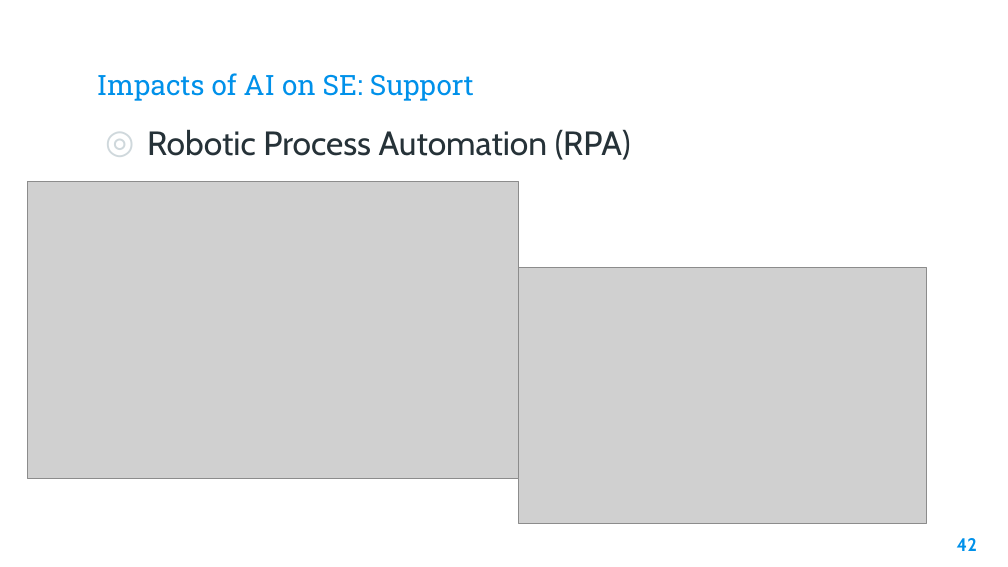
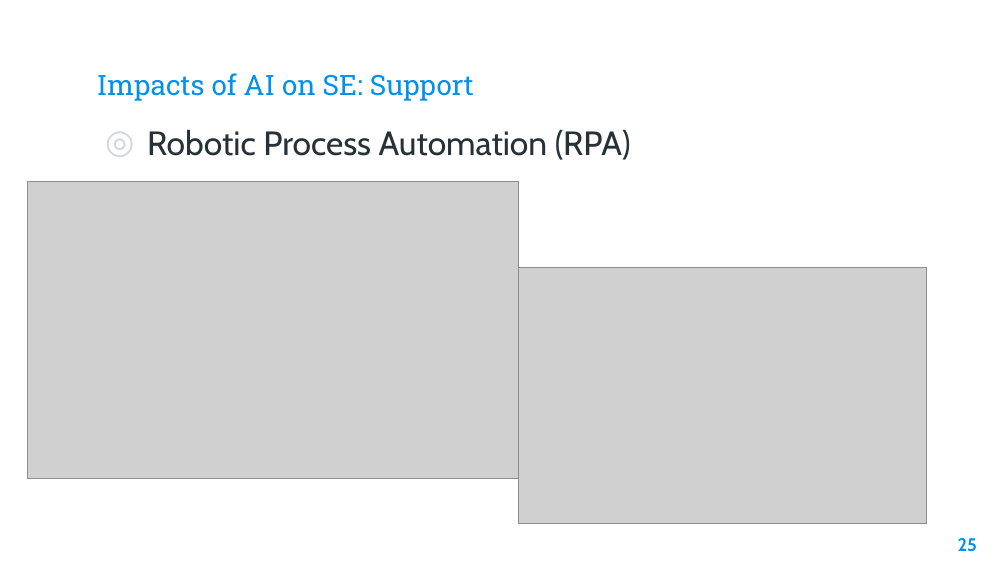
Before and after one commit to khoramian/TahDig_SoftwareEngineering, a slide deck: slide 42 of presentation.pptx. Drawn at 1008x567 pixels with LibreOffice and Linux fonts; fonts in the diff are those of the drawing; grey boxes stand for pictures; background and template pictures are left out. Boxes give left, top, right and bottom in pixels: in the first picture for what was removed or moved away, otherwise in the second. Text is boxed around its words. In the diff, an @@ line names an element or a change of style, - is before the commit and + after.

```diff
--- a/presentation.pptx
+++ b/presentation.pptx
@@ text at (x1=958, y1=538, x2=977, y2=552): text changed @@
-42
+25
```
Also in this commit, not shown: 47 other slides changed.
